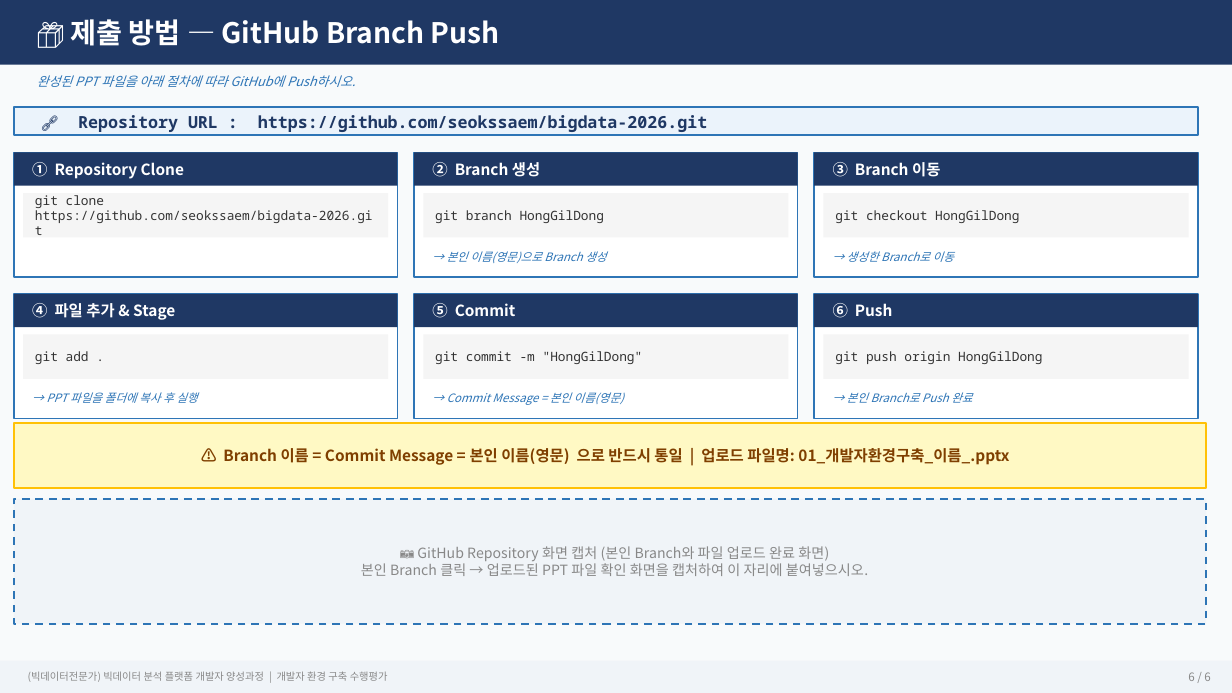
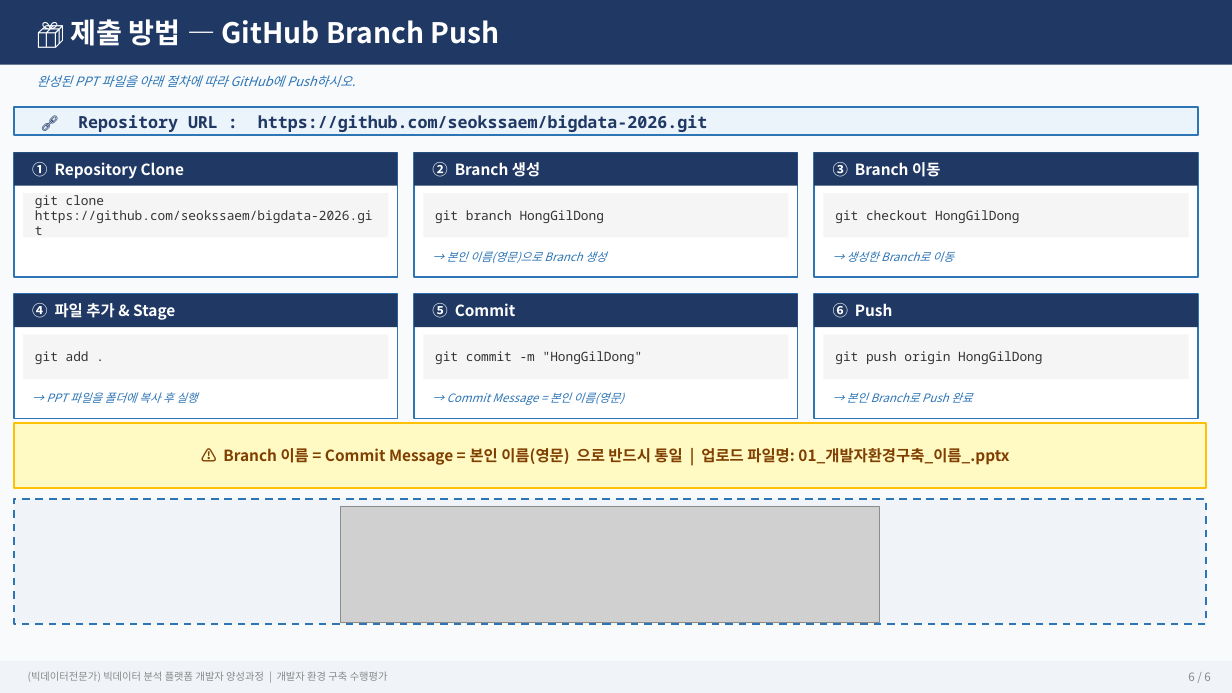
Before and after one commit to seokssaem/bigdata-2026, a slide deck: slide 6 of 01_개발자환경구축_김나현_.pptx. Drawn at 1232x693 pixels with LibreOffice and Linux fonts; fonts in the diff are those of the drawing; grey boxes stand for pictures. Boxes give left, top, right and bottom in pixels: in the first picture for what was removed or moved away, otherwise in the second. Text is boxed around its words. In the diff, an @@ line names an element or a change of style, - is before the commit and + after.

```diff
--- a/01_개발자환경구축_김나현_.pptx
+++ b/01_개발자환경구축_김나현_.pptx
@@ picture added at bbox=[341, 507, 879, 623] @@
@@ text removed at bbox=[361, 546, 868, 576] @@
-📷 GitHub Repository 화면 캡처 (본인 Branch와 파일 업로드 완료 화면)
-본인 Branch 클릭 → 업로드된 PPT 파일 확인 화면을 캡처하여 이 자리에 붙여넣으시오.
```
Also in this commit, not shown: 1 other slide changed.
